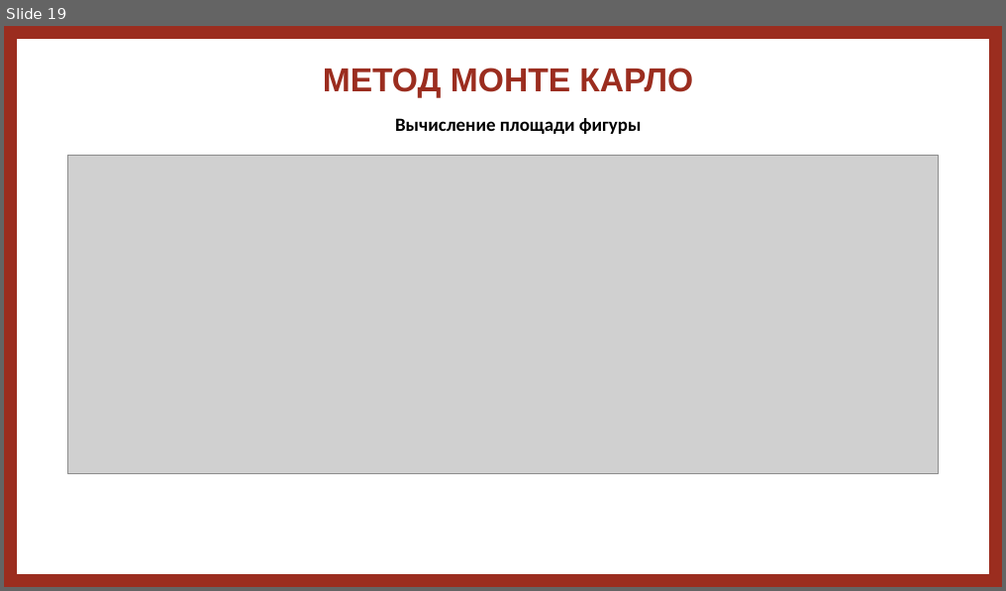
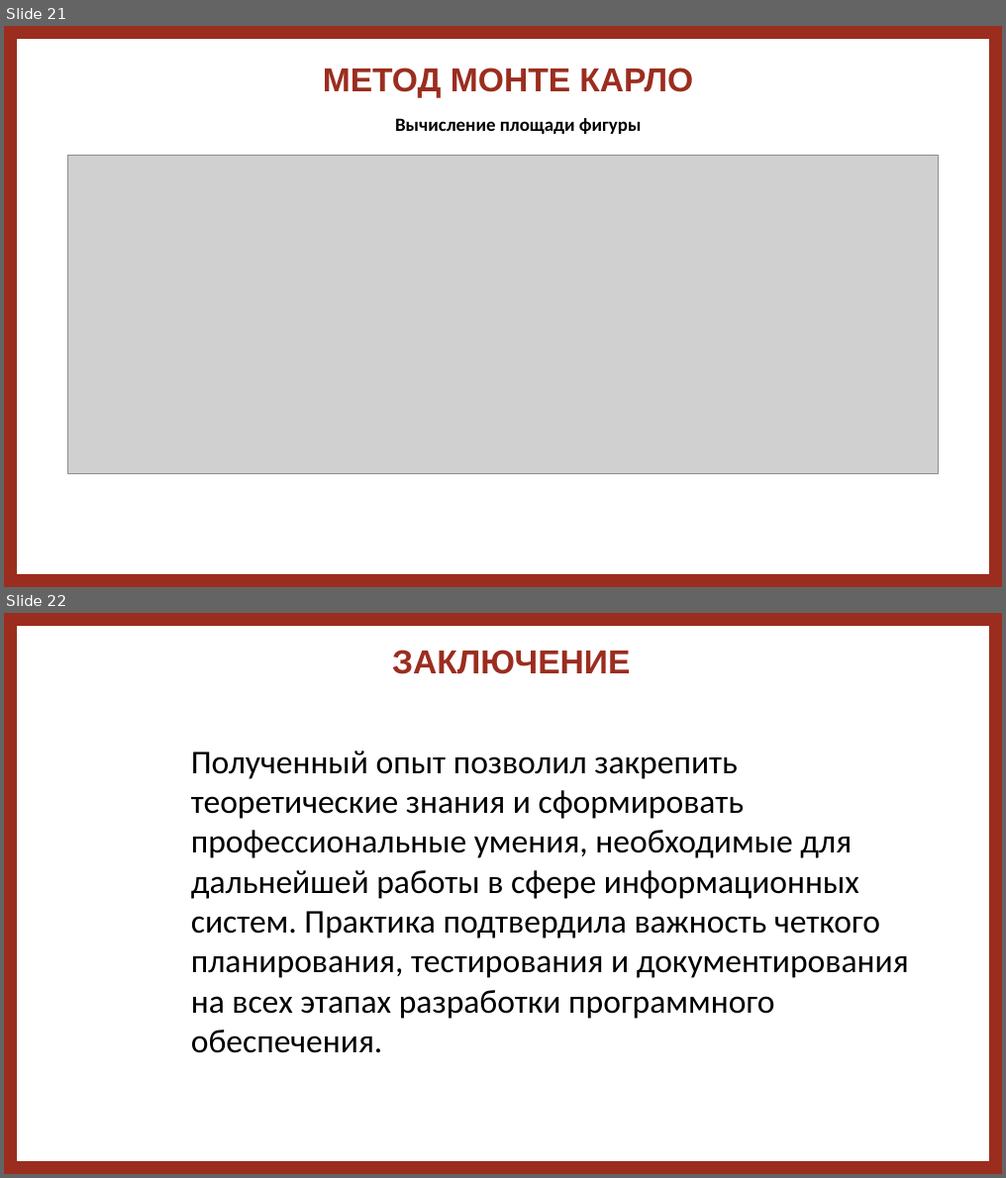
Before and after one commit to dex1fy/RecipeWebsite.EducationalPractice, a slide deck: документы/ЗащитаУП.pptx. Shown one above the other, each under a label of ours: slide 19 before the commit, slides 21 and 22 after it. The pictures are 1006x591 and 1006x1178 pixels, drawn with LibreOffice and Linux fonts; fonts in the diff are those of the drawing; grey boxes stand for pictures. Boxes give left, top, right and bottom in pixels: in the first picture for what was removed or moved away, otherwise in the second. Text is boxed around its words. In the diff, an @@ line names an element or a change of style, - is before the commit and + after.

Commit message:
FINAL COMMIT: presentation

```diff
--- a/документы/ЗащитаУП.pptx
+++ b/документы/ЗащитаУП.pptx
@@ slide 22 added at [4,613,1002,1174], background #FFFFFF @@
@@ frame added at [4,613,1002,1174], fill #9B2D1F, outline #9B2D1F 1 pt @@
@@ title added at [392,650,630,674], 32 pt, text #9B2D1F, bold @@
+ЗАКЛЮЧЕНИЕ
@@ text added at [191,751,909,1054], 32 pt, text #000000 @@
+Полученный опыт позволил закрепить теоретические знания и сформировать профессиональные умения, необходимые для дальнейшей работы в сфере информационных систем. Практика подтвердила важность четкого планирования, тестирования и документирования на всех этапах разработки программного обеспечения.
@@ what was slide 19 is now slide 21 @@
```
Also in this commit, not shown: 2 other slides added.
